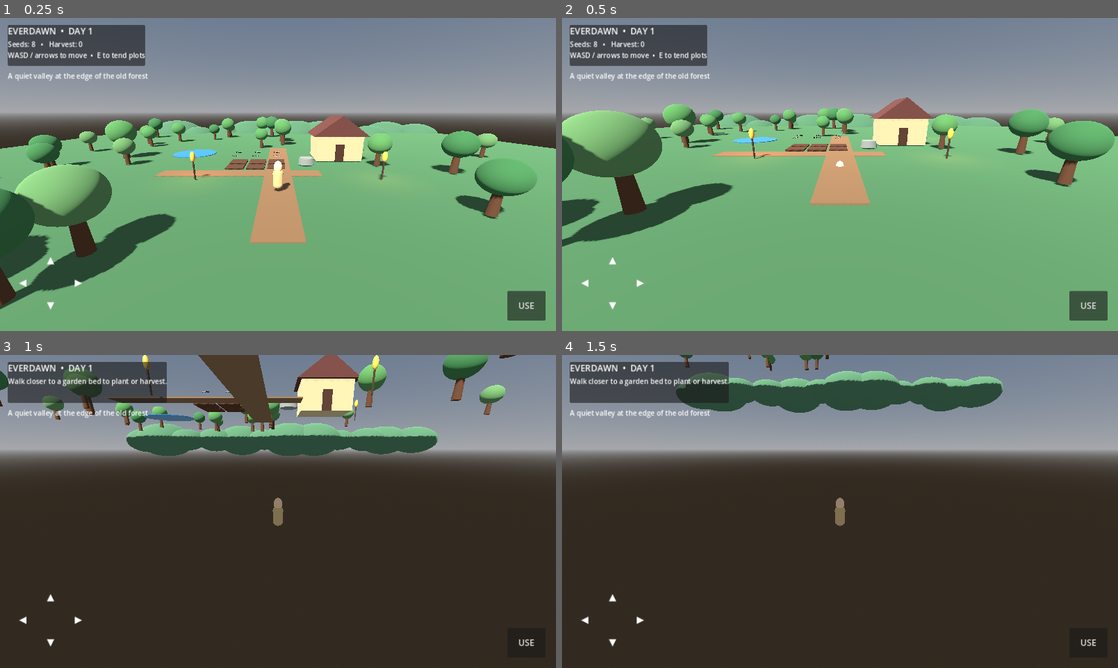
Above: before the commit, frames 1-4 (two rows, left to right).
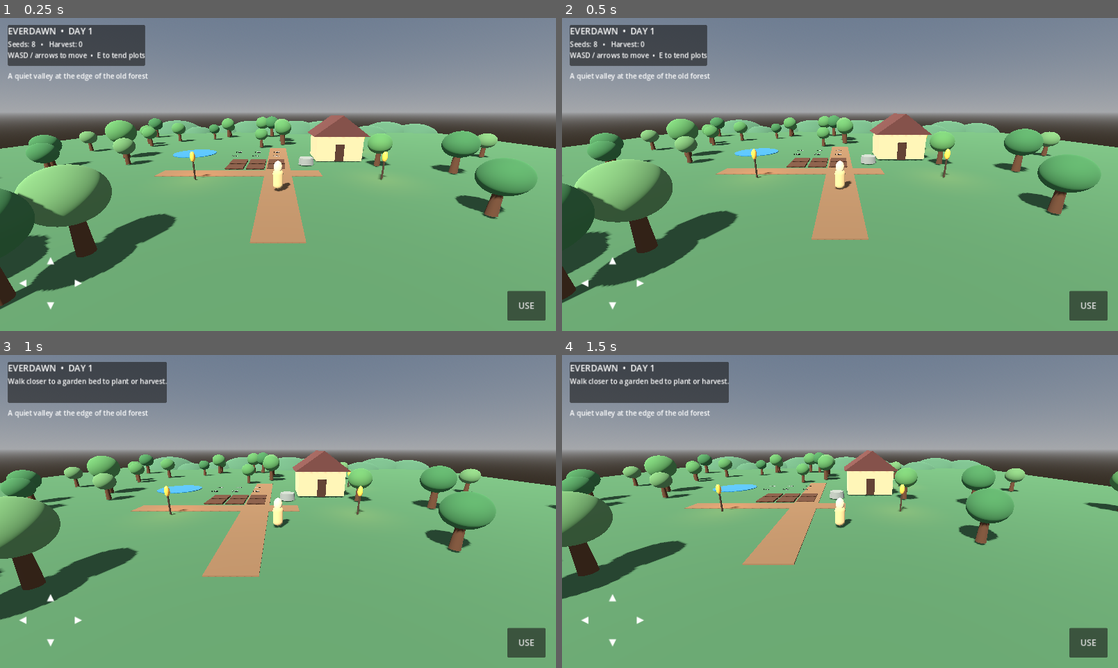
Above: after the commit, the same moments.

Repository: dehornedunikorn/postnukefarm
Game: Godot game, scene res://scenes/main.tscn
Two runs of this game, one before a commit and one after it. Both use one fixed random seed, a clock stepped at 60 frames per second and the inputs below.
Inputs:
- Up to frame 1 (0.25 s): no input
- Up to frame 2 (0.5 s): no input
- Up to frame 3 (1 s): hold D (move_right) from 0.53 s (still down); hold E (interact) from 0.53 s (still down)
- Up to frame 4 (1.5 s): release D (move_right) at 1.28 s; release E (interact) at 1.28 s; hold S (move_back) from 1.28 s (still down); tap E (interact) at 1.35 s

Frame 1 is identical in both runs. In frame 2, 21% of the frame differs, in the area x 0-100%, y 25-92%; in frame 3, 75%, in the area x 0-100%, y 0-100%; in frame 4, 70%.

Commit message:
Add terrain collision for player movement

Diff:
--- a/scripts/world.gd
+++ b/scripts/world.gd
@@ -40,6 +40,16 @@
     ground.material_override = _mat(Color(0.25, 0.39, 0.24))
     ground.position.y = -0.12
     add_child(ground)
+
+    # A real collision floor prevents the player falling through the visual terrain.
+    var ground_body := StaticBody3D.new()
+    ground_body.position.y = -0.55
+    var ground_collision := CollisionShape3D.new()
+    var ground_shape := BoxShape3D.new()
+    ground_shape.size = Vector3(100, 1, 100)
+    ground_collision.shape = ground_shape
+    ground_body.add_child(ground_collision)
+    add_child(ground_body)
 
     var env := WorldEnvironment.new()
     var e := Environment.new()
